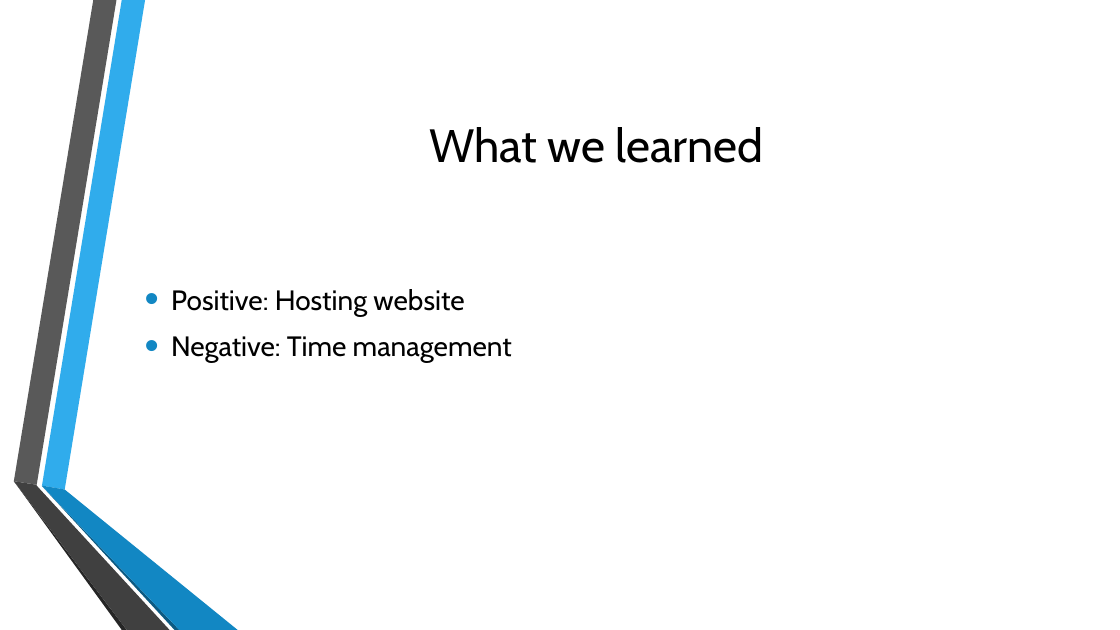
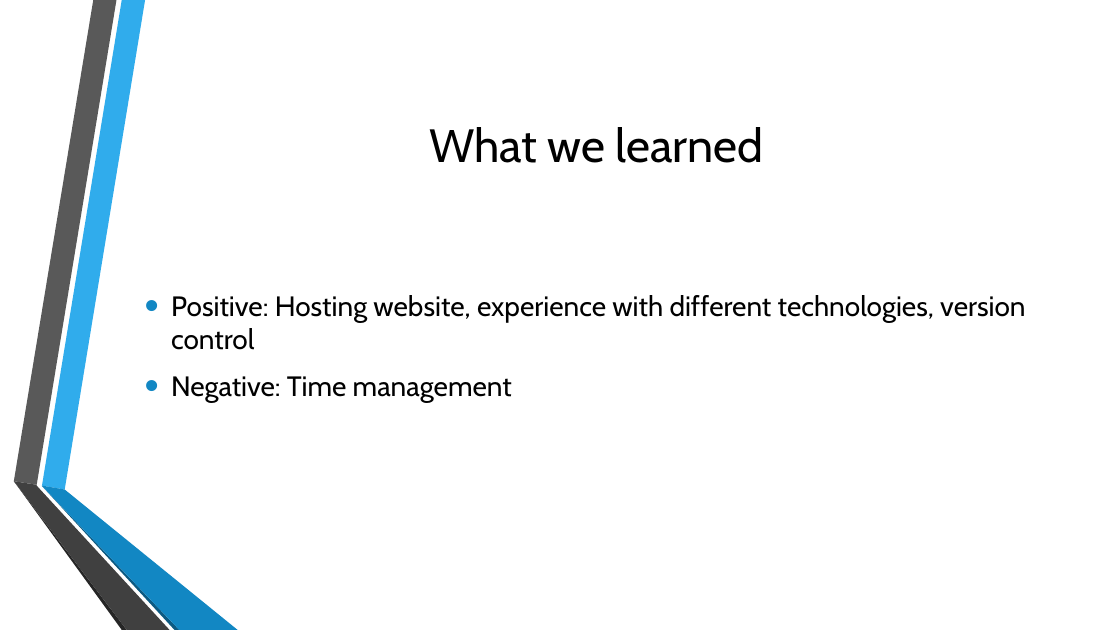
Before and after one commit to mslav/comp-307-project, a slide deck: slide 11 of Online Meeting Planner.pptx (slide 12 before the commit). Drawn at 1120x630 pixels with LibreOffice and Linux fonts; fonts in the diff are those of the drawing; background and template pictures are left out. Boxes give left, top, right and bottom in pixels: in the first picture for what was removed or moved away, otherwise in the second. Text is boxed around its words. In the diff, an @@ line names an element or a change of style, - is before the commit and + after.

```diff
--- a/Online Meeting Planner.pptx
+++ b/Online Meeting Planner.pptx
@@ text at (171,295,1025,350): text changed @@
-• Positive: Hosting website
+• Positive: Hosting website, experience with different technologies, version control
```
Also in this commit, not shown: 1 other slide changed, 1 slide removed, 1 other file.
